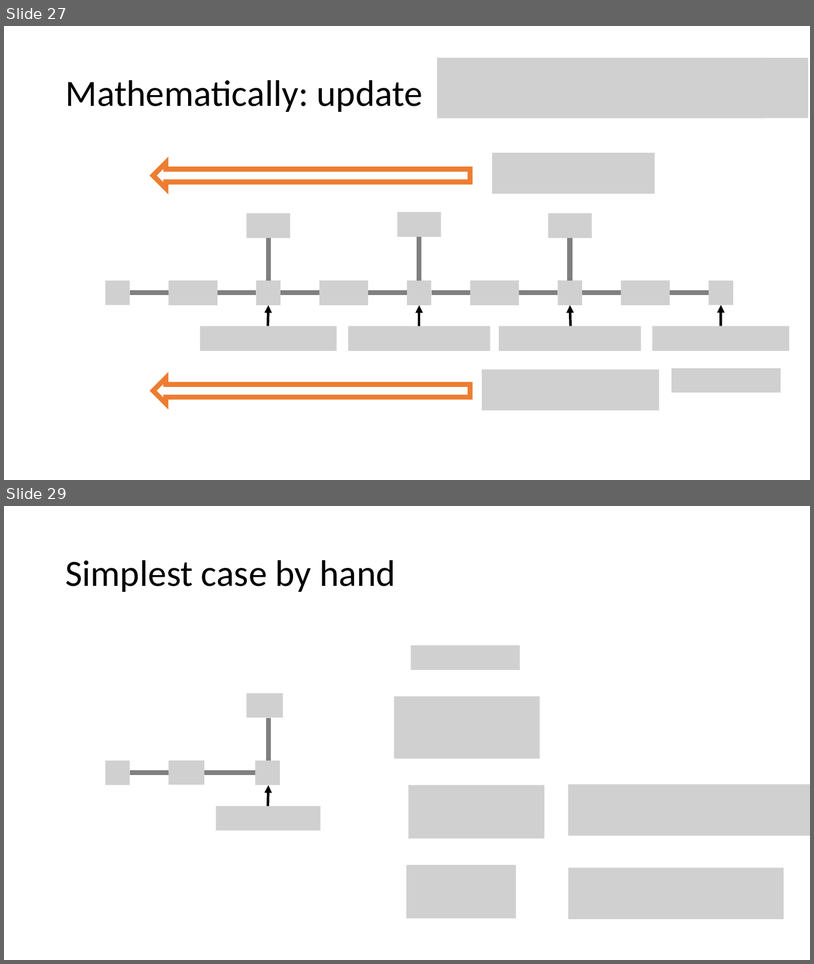
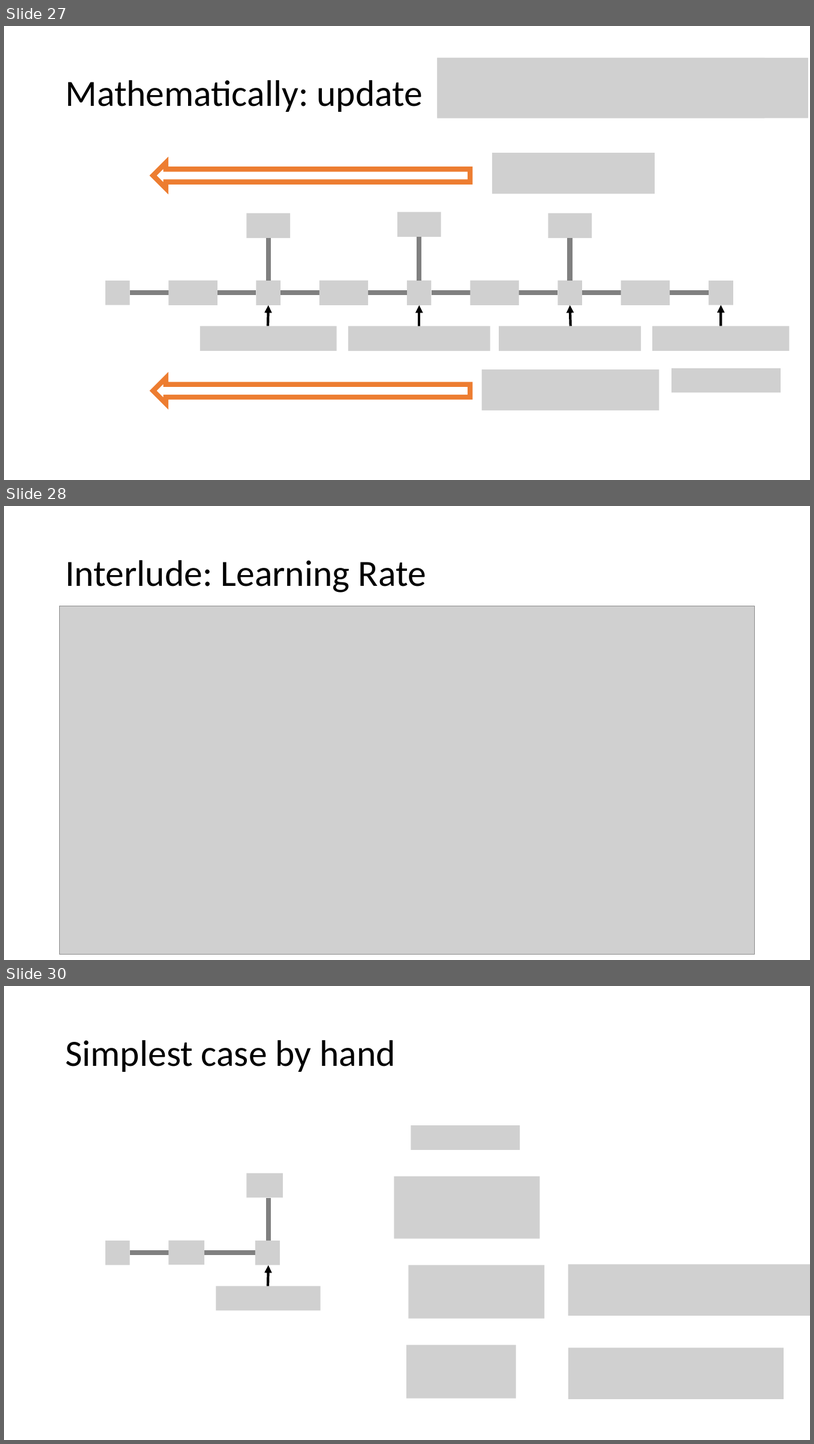
Before and after one commit to MICS-Lab/DeepLearningCourse, a slide deck: Slides_1.pptx. Shown one above the other, each under a label of ours: slides 27 and 29 before the commit, slides 27, 28 and 30 after it; the slides between them are not shown. The pictures are 814x964 and 814x1444 pixels, drawn with LibreOffice and Linux fonts; fonts in the diff are those of the drawing; grey boxes stand for pictures. Boxes give left, top, right and bottom in pixels: in the first picture for what was removed or moved away, otherwise in the second. Text is boxed around its words. In the diff, an @@ line names an element or a change of style, - is before the commit and + after.

Commit message:
added learning rate interlude

```diff
--- a/Slides_1.pptx
+++ b/Slides_1.pptx
@@ slide 28 added at (4, 506, 810, 960), background #FFFFFF @@
@@ title added at (65, 560, 426, 592), 44 pt, text #000000 @@
+Interlude: Learning Rate
@@ picture added at (60, 606, 755, 954) @@
@@ what was slide 29 is now slide 30 @@
```
Also in this commit, not shown: 1 slide changed.
